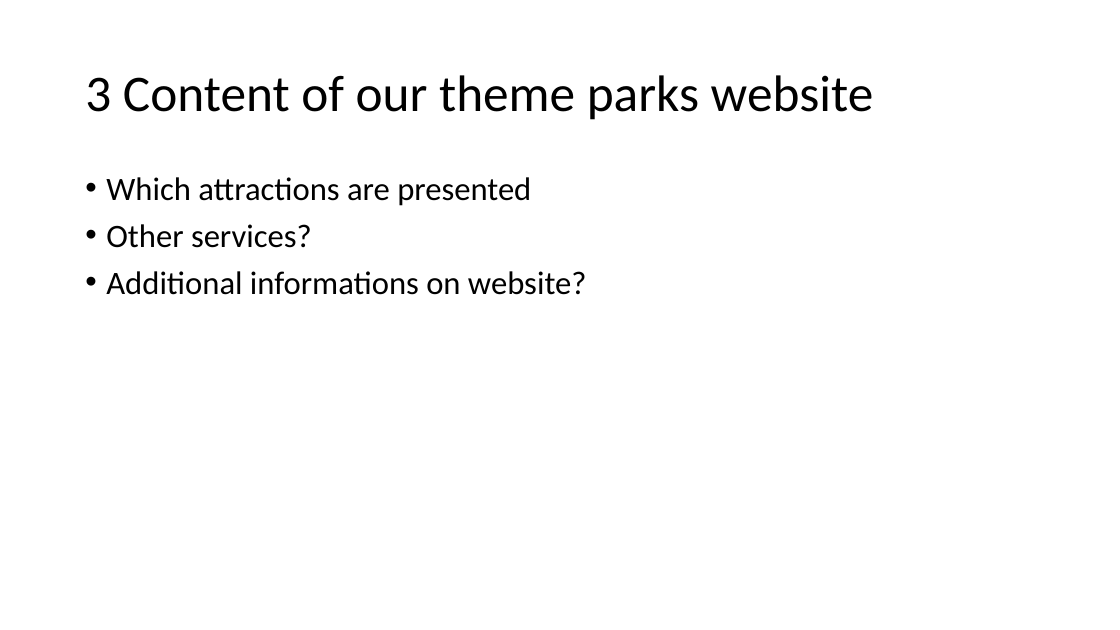
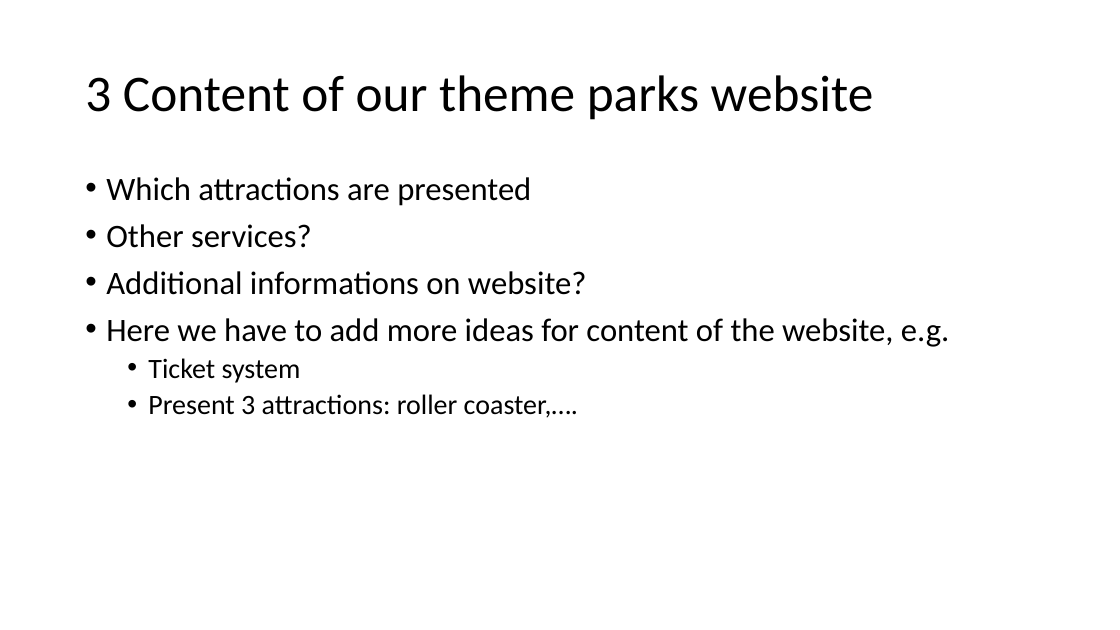
Before and after one commit to meflix/themepark, a slide deck: slide 4 of TeamAssign_part1.pptx. Drawn at 1120x630 pixels with LibreOffice and Linux fonts; fonts in the diff are those of the drawing. Boxes give left, top, right and bottom in pixels: in the first picture for what was removed or moved away, otherwise in the second. Text is boxed around its words. In the diff, an @@ line names an element or a change of style, - is before the commit and + after.

Commit message:
etwas am ppt geändert

```diff
--- a/TeamAssign_part1.pptx
+++ b/TeamAssign_part1.pptx
@@ text at (106, 318, 949, 418): paragraphs added @@
+• Here we have to add more ideas for content of the website, e.g.
+  • Ticket system
+  • Present 3 attractions: roller coaster,….
```
